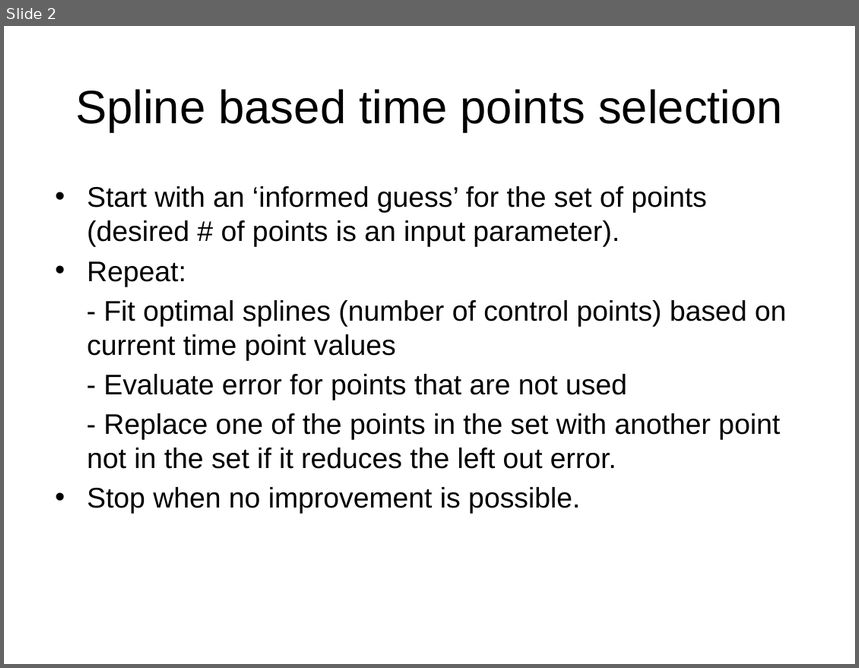
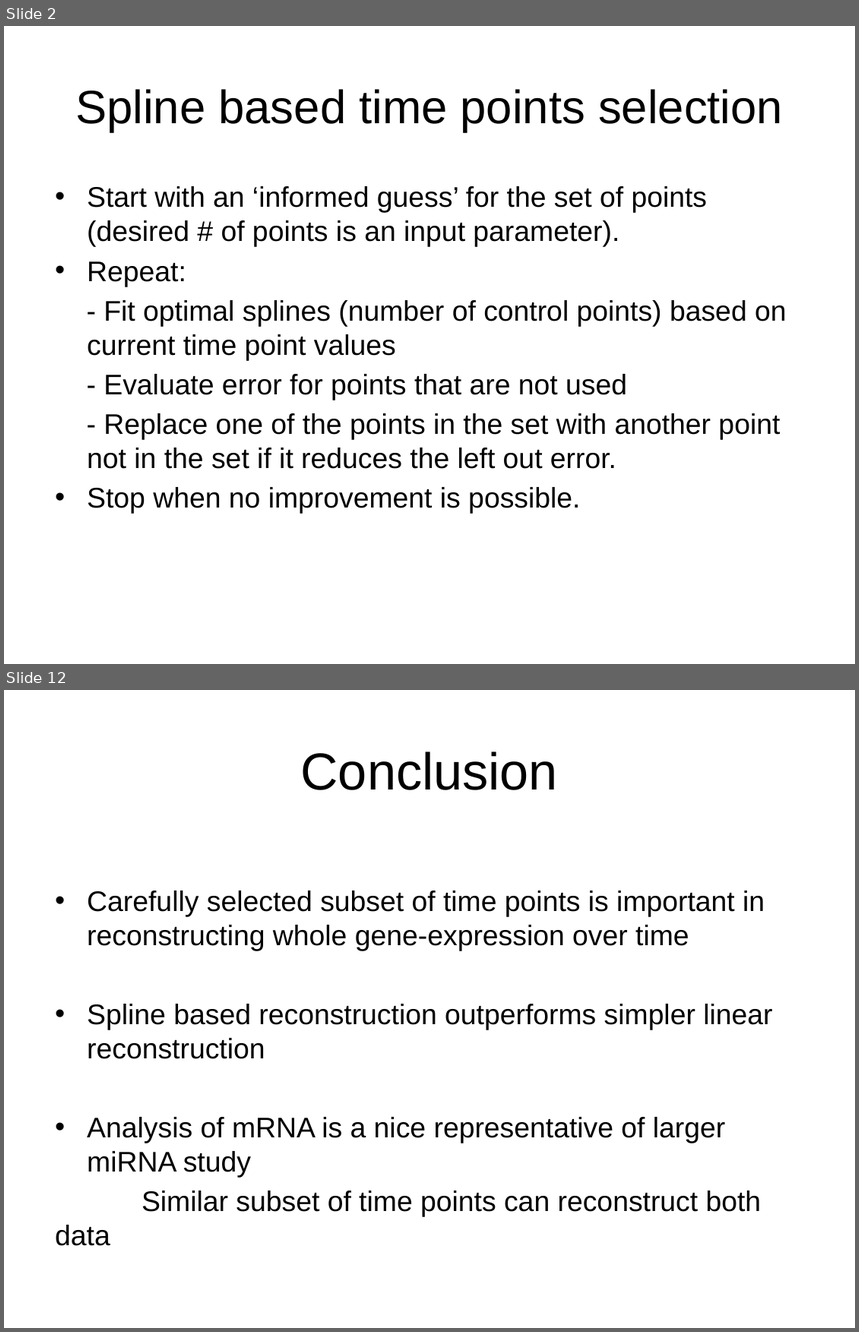
Before and after one commit to emresefer/geneexpress, a slide deck: presentation/NIH-07-15.pptx. Shown one above the other, each under a label of ours: slide 2 before the commit, slides 2 and 12 after it; the slides between them are not shown. The pictures are 859x668 and 859x1332 pixels, drawn with LibreOffice and Linux fonts; fonts in the diff are those of the drawing. Boxes give left, top, right and bottom in pixels: in the first picture for what was removed or moved away, otherwise in the second. Text is boxed around its words. In the diff, an @@ line names an element or a change of style, - is before the commit and + after.

```diff
--- a/presentation/NIH-07-15.pptx
+++ b/presentation/NIH-07-15.pptx
@@ slide 12 added at [4, 690, 855, 1328], background #FFFFFF @@
@@ title added at [301, 752, 558, 790], 44 pt, text #000000 @@
+Conclusion
@@ text added at [55, 891, 772, 1246], 24 pt, text #000000 @@
+• Carefully selected subset of time points is important in reconstructing whole gene-expression over time
+• Spline based reconstruction outperforms simpler linear reconstruction
+• Analysis of mRNA is a nice representative of larger miRNA study
+Similar subset of time points can reconstruct both data
```
Also in this commit, not shown: 9 other slides added, 1 slide removed, 4 other files.
